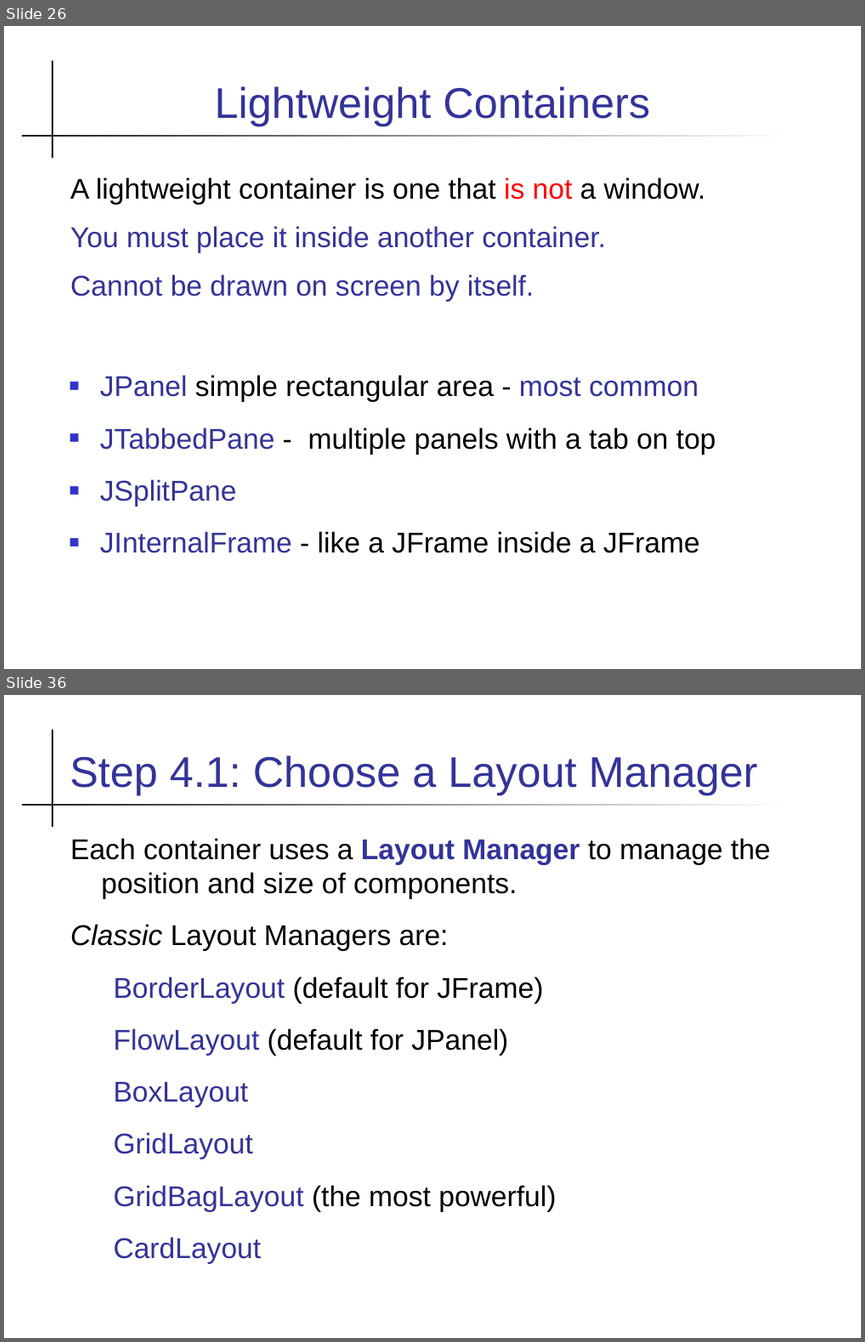
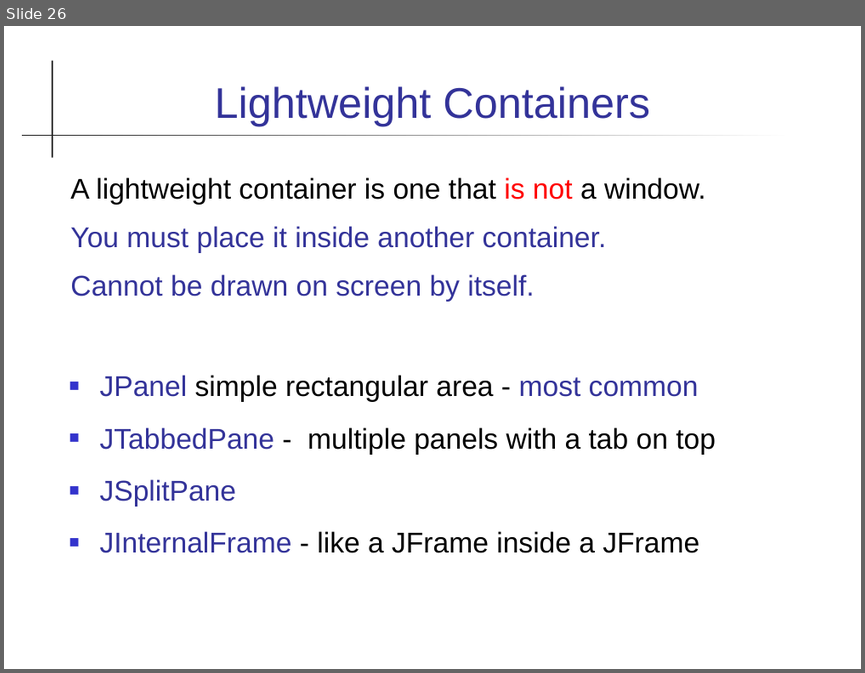
Before and after one commit to skeoop/skeoop.github.io, a slide deck: week7/Graphics-1.ppt. Shown one above the other, each under a label of ours: slides 26 and 36 before the commit, slide 26 after it; the slides between them are not shown. The pictures are 865x1342 and 865x673 pixels, drawn with LibreOffice and Linux fonts; fonts in the diff are those of the drawing. Boxes give left, top, right and bottom in pixels: in the first picture for what was removed or moved away, otherwise in the second. Text is boxed around its words. In the diff, an @@ line names an element or a change of style, - is before the commit and + after.

```diff
--- a/week7/Graphics-1.ppt
+++ b/week7/Graphics-1.ppt
@@ slide 36 removed at (x1=4, y1=695, x2=861, y2=1338), background #FFFFFF; not listed: 2 template elements that a slide beside it also shows @@
@@ title removed at (x1=69, y1=755, x2=758, y2=795) @@
-Step 4.1: Choose a Layout Manager
@@ text removed at (x1=70, y1=838, x2=771, y2=1264) @@
-Each container uses a Layout Manager to manage the position and size of components.
-Classic Layout Managers are:
-  BorderLayout (default for JFrame)
-  FlowLayout (default for JPanel)
-  BoxLayout
-  GridLayout
-  GridBagLayout (the most powerful)
-  CardLayout
```
Also in this commit, not shown: 8 slides changed, 21 other slides removed, 27 other files.
